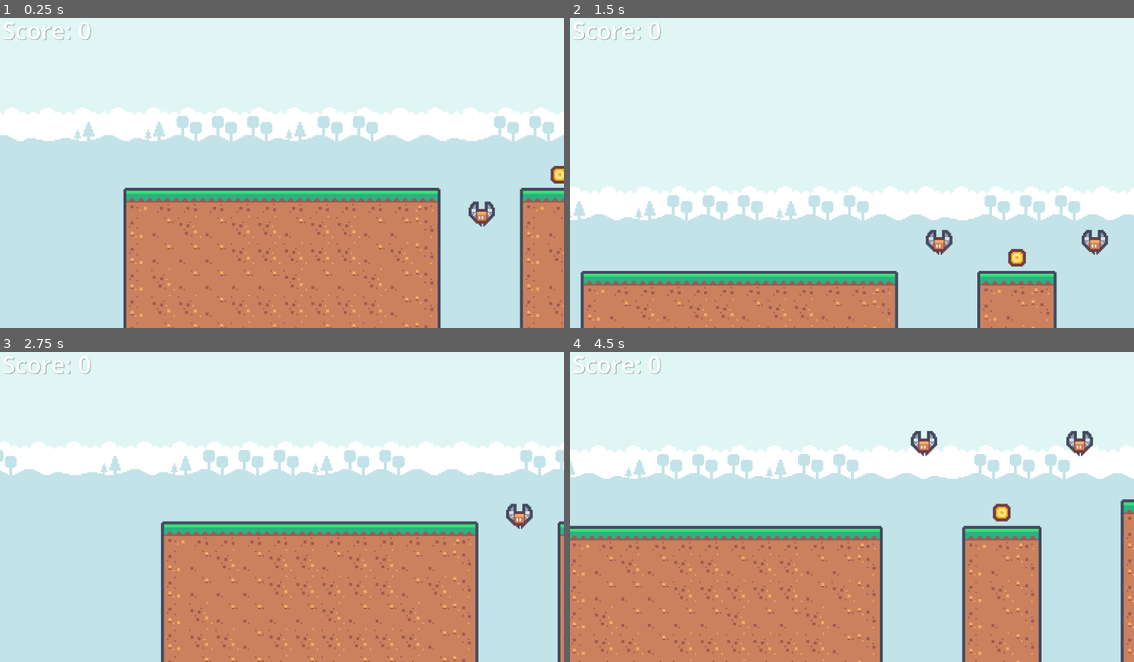
Above: before the commit, frames 1-4 (two rows, left to right).
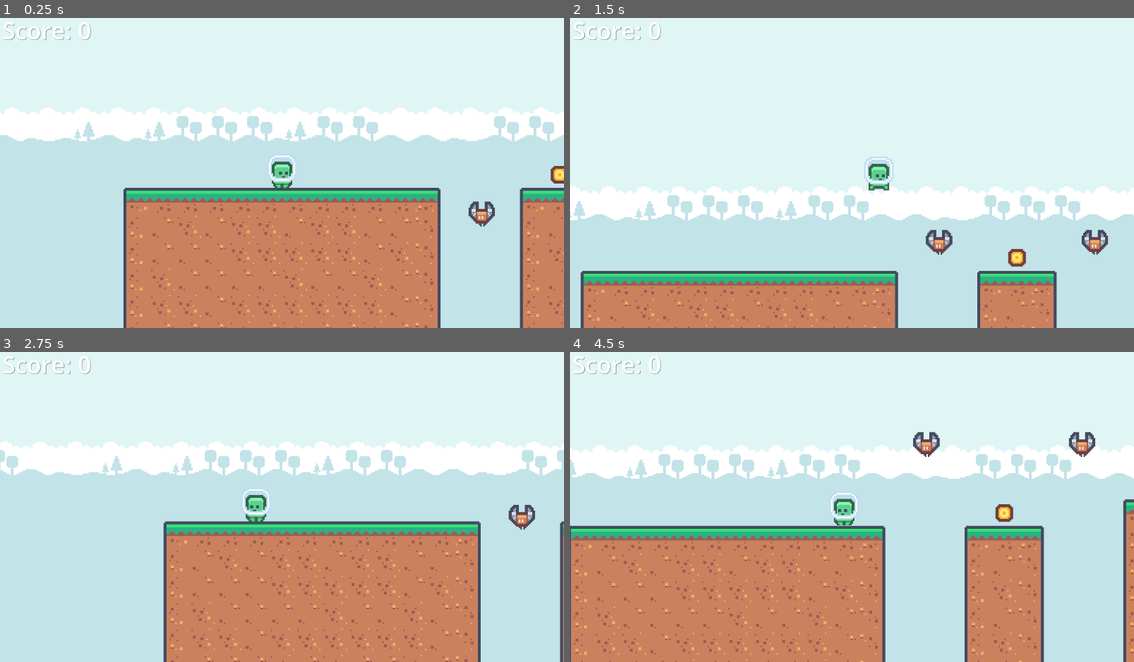
Above: after the commit, the same moments.

Repository: Truperton/Godot-2D-Platformer
Game: Godot game, scene res://Scenes/Level 1.tscn
The game is run twice, just before and just after one commit, with the same random seed, the same clock (stepped at 60 frames per second) and the same inputs.
Inputs:
- Up to frame 1 (0.25 s): no input
- Up to frame 2 (1.5 s): hold Right from 0.53 s (still down); tap Up at 0.77 s
- Up to frame 3 (2.75 s): tap Up at 1.52 s; release Right at 2.03 s; hold Left from 2.03 s (still down)
- Up to frame 4 (4.5 s): release Left at 2.78 s; hold Right 2.78-4.28 s; tap Up at 3.02, 3.77 s; hold Left from 4.28 s (still down)

The runs differ from the first frame. In frame 1, 0.3% of the frame differs, in the area x 47-53%, y 44-55%; in frame 2, 0.5%; in frame 3, 5.4%; in frame 4, 6.9%, in the area x 0-100%, y 25-100%.

Commit message:
Added animations for the player and started for enemy.

Diff:
--- a/Scenes/Prefabs/Characters/Enemy.tscn
+++ b/Scenes/Prefabs/Characters/Enemy.tscn
@@ -1,19 +1,20 @@
 [gd_scene load_steps=4 format=3 uid="uid://c5f5mnadwf2re"]
 
 [ext_resource type="Script" path="res://Scripts/enemy.gd" id="1_pbfwk"]
-[ext_resource type="Texture2D" uid="uid://tu2w0okji2ka" path="res://Sprites/Characters/Enemy_Bat_0.tres" id="2_luivu"]
+[ext_resource type="SpriteFrames" uid="uid://cqt2iyw5i08im" path="res://Sprites/Characters/Enemy_Bat Sprite Frames.tres" id="2_7mofs"]
 
 [sub_resource type="CircleShape2D" id="CircleShape2D_n266s"]
-radius = 7.0
+radius = 6.0
 
 [node name="Enemy" type="Area2D"]
-position = Vector2(64, -34)
 script = ExtResource("1_pbfwk")
 
-[node name="Sprite2D" type="Sprite2D" parent="."]
-texture = ExtResource("2_luivu")
+[node name="AnimatedSprite2D" type="AnimatedSprite2D" parent="."]
+sprite_frames = ExtResource("2_7mofs")
+frame_progress = 0.710872
 
 [node name="CollisionShape2D" type="CollisionShape2D" parent="."]
+position = Vector2(0, 1)
 shape = SubResource("CircleShape2D_n266s")
 
 [connection signal="body_entered" from="." to="." method="_on_body_entered"]
--- a/Scenes/Prefabs/Characters/Player.tscn
+++ b/Scenes/Prefabs/Characters/Player.tscn
@@ -1,7 +1,7 @@
 [gd_scene load_steps=5 format=3 uid="uid://dp7sk8vdivtbw"]
 
 [ext_resource type="Script" path="res://Scripts/player.gd" id="1_8b0uw"]
-[ext_resource type="Texture2D" uid="uid://bqb4j84403j2a" path="res://Sprites/Characters/character_0000.png" id="2_psefx"]
+[ext_resource type="SpriteFrames" uid="uid://c373p6pbq7k0u" path="res://Sprites/Characters/Character_0 Sprite Frames.tres" id="2_5cwmb"]
 
 [sub_resource type="CapsuleShape2D" id="CapsuleShape2D_j4t16"]
 height = 24.0
@@ -14,8 +14,10 @@
 script = ExtResource("1_8b0uw")
 jump_force = 250.0
 
-[node name="Sprite2D" type="Sprite2D" parent="."]
-texture = ExtResource("2_psefx")
+[node name="AnimatedSprite2D" type="AnimatedSprite2D" parent="."]
+sprite_frames = ExtResource("2_5cwmb")
+animation = &"run"
+flip_h = true
 
 [node name="CollisionShape2D" type="CollisionShape2D" parent="."]
 shape = SubResource("CapsuleShape2D_j4t16")
--- a/Scripts/enemy.gd
+++ b/Scripts/enemy.gd
@@ -20,8 +20,6 @@
 		start_pos = end_pos
 		end_pos = temp_pos
 
-
-
 func _on_body_entered(body: Node2D) -> void:
 	if body.is_in_group("Player"):
 		body.game_over()
--- a/Scripts/player.gd
+++ b/Scripts/player.gd
@@ -11,6 +11,9 @@
 func _physics_process(delta: float) -> void:
 	if not is_on_floor():
 		velocity.y += gravity * delta
+		$AnimatedSprite2D.animation = "jump"
+	else:
+		$AnimatedSprite2D.animation = "run"
 
 	velocity.x = 0
 
@@ -21,6 +24,17 @@
 
 	if Input.is_key_pressed(KEY_UP) and is_on_floor():
 		velocity.y = -jump_force
+
+
+	if velocity.length() > 0:
+		$AnimatedSprite2D.play()
+	else:
+		$AnimatedSprite2D.stop()
+
+	if velocity.x < 0:
+		$AnimatedSprite2D.flip_h = false
+	elif velocity.x > 0:
+		$AnimatedSprite2D.flip_h = true
 
 	move_and_slide()
 
--- a/Sprites/Characters/Character_0 Sprite Frames.tres
+++ b/Sprites/Characters/Character_0 Sprite Frames.tres
@@ -5,6 +5,14 @@
 
 [resource]
 animations = [{
+"frames": [{
+"duration": 1.0,
+"texture": ExtResource("2_64rr4")
+}],
+"loop": true,
+"name": &"jump",
+"speed": 5.0
+}, {
 "frames": [{
 "duration": 1.0,
 "texture": ExtResource("1_8pqp4")
